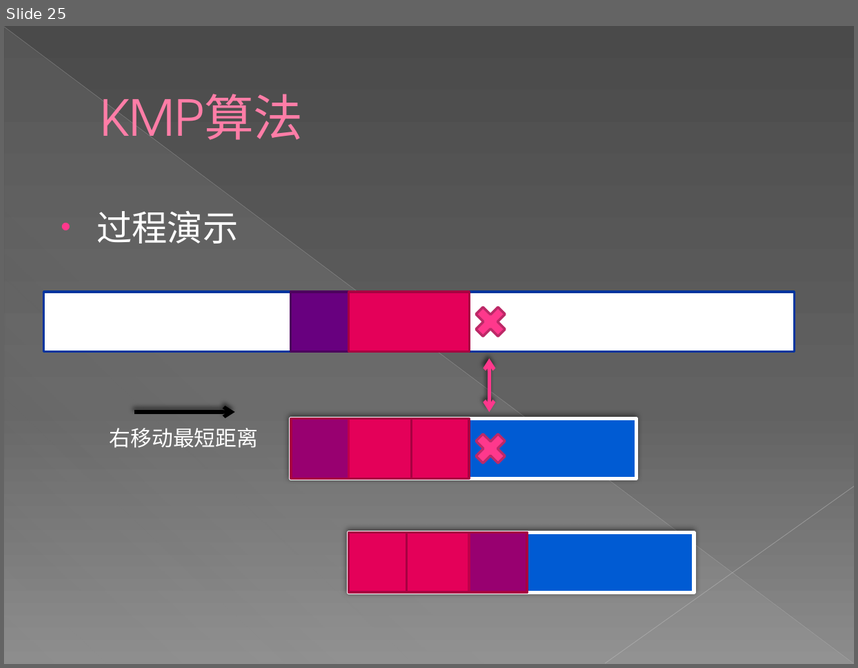
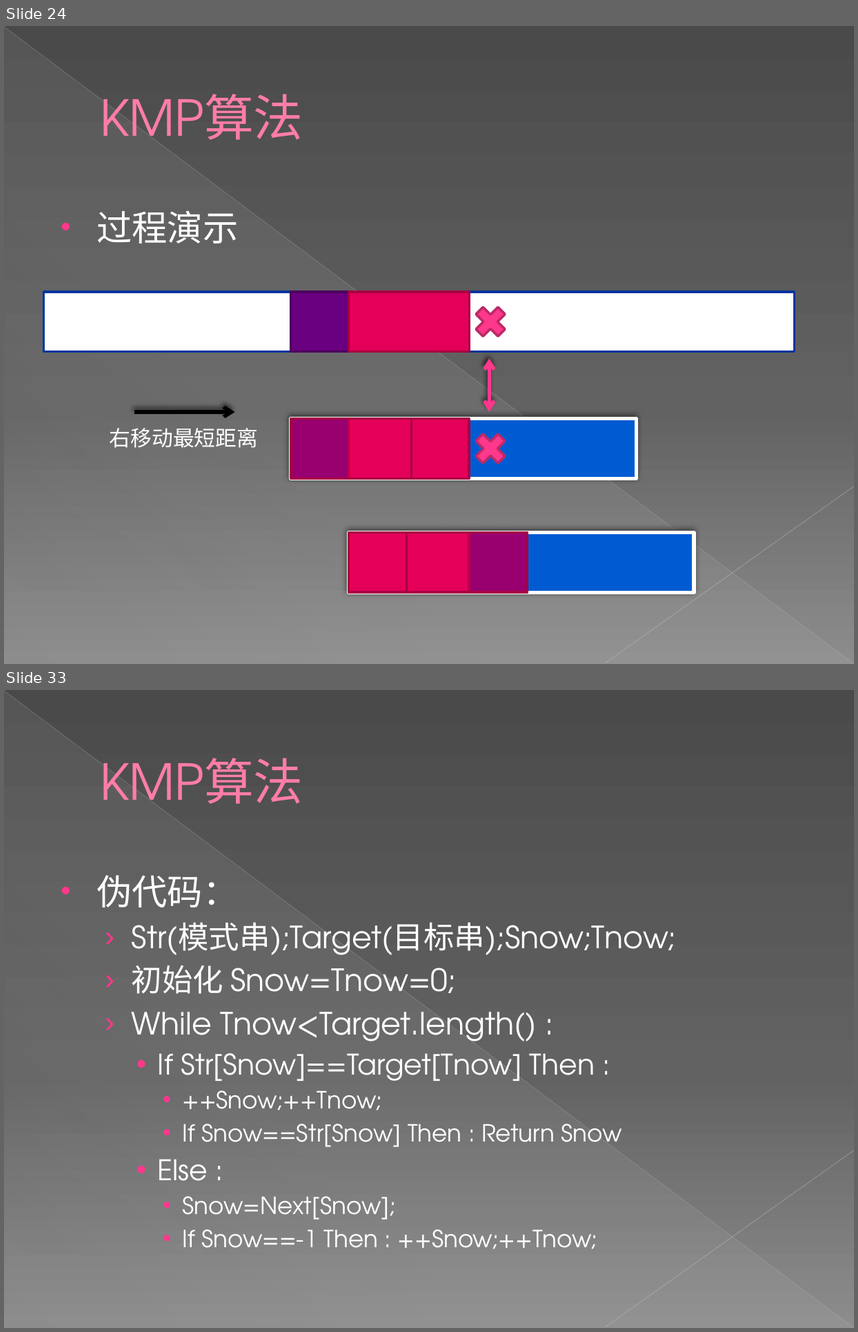
Before and after one commit to Eriri/Acm_Standard_Algorithm_Repository, a slide deck: 新建 Microsoft PowerPoint 演示文稿 (2).pptx. Shown one above the other, each under a label of ours: slide 25 before the commit, slides 24 and 33 after it; the slides between them are not shown. The pictures are 858x668 and 858x1332 pixels, drawn with LibreOffice and Linux fonts; fonts in the diff are those of the drawing. Boxes give left, top, right and bottom in pixels: in the first picture for what was removed or moved away, otherwise in the second. Text is boxed around its words. In the diff, an @@ line names an element or a change of style, - is before the commit and + after.

```diff
--- a/新建 Microsoft PowerPoint 演示文稿 (2).pptx
+++ b/新建 Microsoft PowerPoint 演示文稿 (2).pptx
@@ slide 33 added at [4,690,854,1328], background gradient #4A4A4A to #626262 to #8C8C8C; not listed: 3 template elements that a slide beside it also shows @@
@@ title added at [100,758,303,804], 42 pt, text #FF7DA7 @@
+KMP算法
@@ text added at [96,875,677,1248], 20 pt, text #FFFFFF @@
+• 伪代码：
+  › Str(模式串);Target(目标串);Snow;Tnow;
+  › 初始化 Snow=Tnow=0;
+  › While Tnow<Target.length() :
+    • If Str[Snow]==Target[Tnow] Then :
+      • ++Snow;++Tnow;
+      • If Snow==Str[Snow] Then : Return Snow
+    • Else :
+      • Snow=Next[Snow];
+      • If Snow==-1 Then : ++Snow;++Tnow;
@@ what was slide 25 is now slide 24 @@
```
Also in this commit, not shown: 3 slides changed, 20 other slides added, 5 slides removed.
